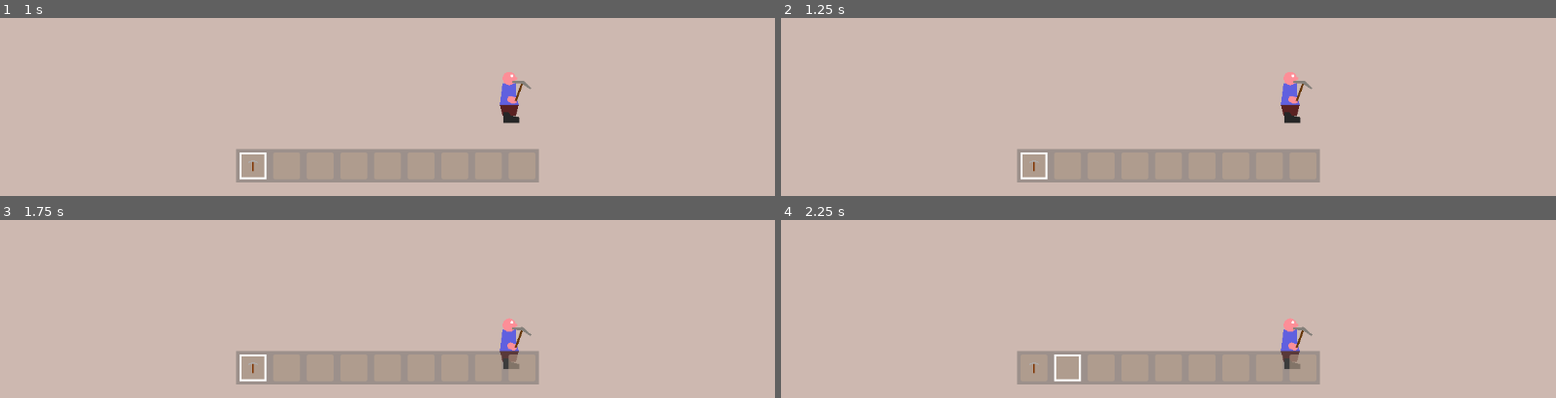
Above: before the commit, frames 1-4 (two rows, left to right).
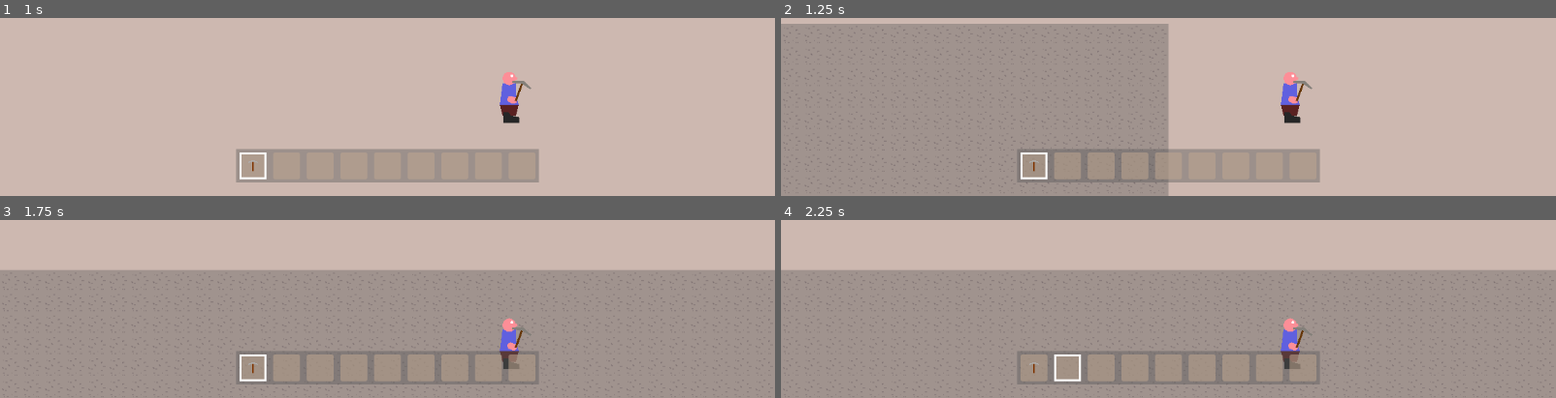
Above: after the commit, the same moments.

Repository: Griiimon/2D-Mining-Sandbox
Game: Godot game, scene res://scenes/game.tscn
The game is run twice, just before and just after one commit, with the same random seed, the same clock (stepped at 60 frames per second) and the same inputs.
Inputs (mouse positions are in pixels of both pictures, inside the frame that each line leads up to):
- Up to frame 1 (1 s): tap Enter at 0.5 s; move the mouse to (outside the picture) at 0.52 s; hold D (right) from 0.53 s (still down); tap X (drop_item) at 0.6 s; click (outside the picture) at 0.67 s; tap Up (jump) at 0.77 s
- Up to frame 2 (1.25 s): keep holding D (right)
- Up to frame 3 (1.75 s): keep holding D (right); move the mouse to (outside the picture) at 1.27 s; tap F (interact) at 1.35 s; tap Up (jump) at 1.52 s
- Up to frame 4 (2.25 s): tap Space at 2 s; move the mouse to (outside the picture) at 2.02 s; release D (right) at 2.03 s; hold A (left) from 2.03 s (still down); tap E (next_hotbar_item) at 2.1 s

Frame 1 is identical in both runs. In frame 2, 46% of the frame differs, in the area x 0-50%, y 3-100%; in frame 3, 66%, in the area x 0-100%, y 28-100%; in frame 4, 66%.
Error before the commit: Invalid access to property or key 'is_air' on a base object of type 'Resource (Block)'. (res://scripts/world/world_chunk.gd:85)

Commit message:
add is_air property

Diff:
--- a/scripts/resources/block.gd
+++ b/scripts/resources/block.gd
@@ -9,6 +9,9 @@
 @export var tags: Array[Tag]
 @export var particle_color: Color
 
+@export_category("Special")
+@export var is_air: bool= false
+
 
 
 func has_tag(tag_name: String)-> bool:
